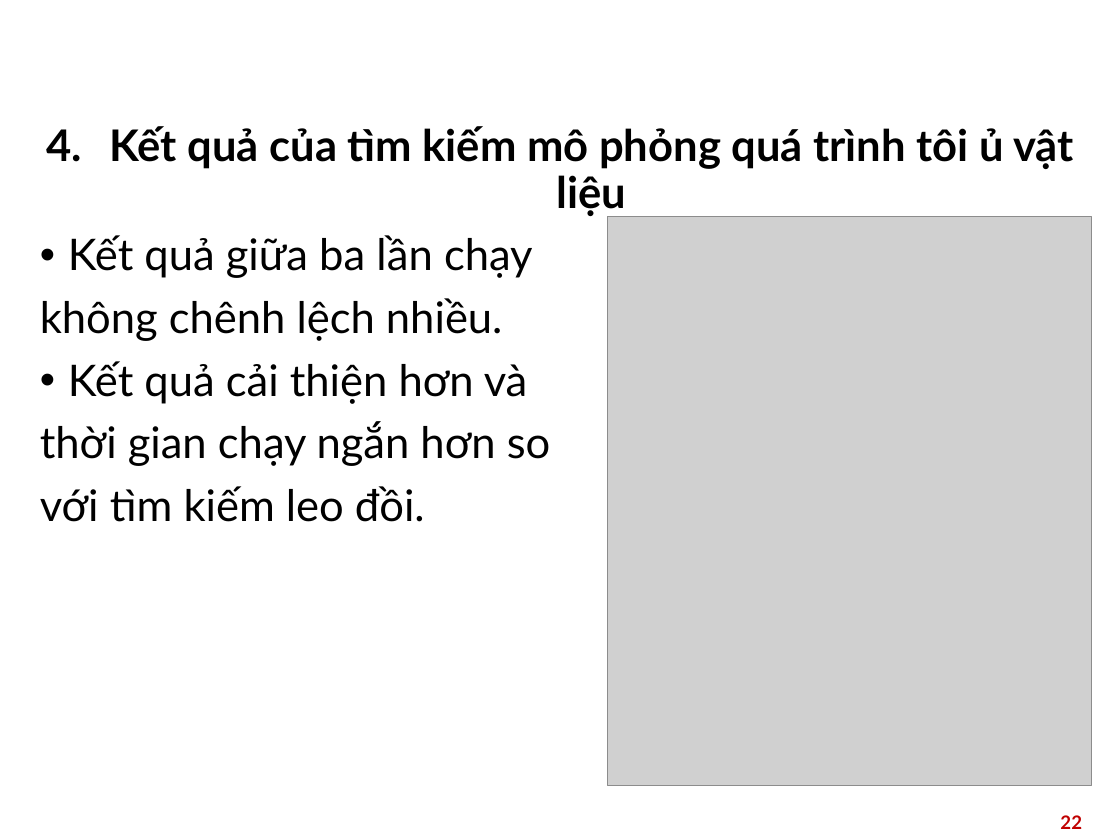
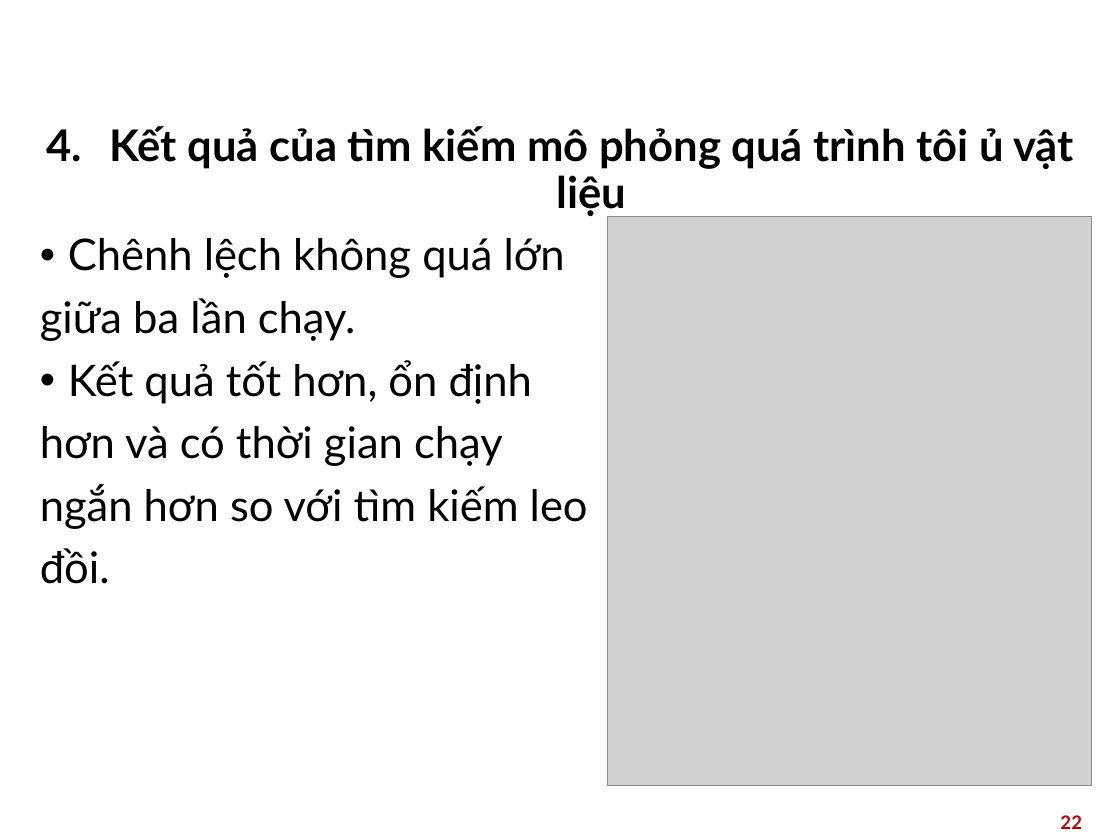
Before and after one commit to datvt029999/tsptw, a slide deck: slide 22 of assets/slides.pptx. Drawn at 1120x840 pixels with LibreOffice and Linux fonts; fonts in the diff are those of the drawing; grey boxes stand for pictures; background and template pictures are left out. Boxes give left, top, right and bottom in pixels: in the first picture for what was removed or moved away, otherwise in the second. Text is boxed around its words. In the diff, an @@ line names an element or a change of style, - is before the commit and + after.

```diff
--- a/assets/slides.pptx
+++ b/assets/slides.pptx
@@ text at (x1=40, y1=238, x2=588, y2=584): text changed @@
-• Kết quả giữa ba lần chạy
-không chênh lệch nhiều.
-• Kết quả cải thiện hơn và
-thời gian chạy ngắn hơn so
-với tìm kiếm leo đồi.
+• Chênh lệch không quá lớn
+giữa ba lần chạy.
+• Kết quả tốt hơn, ổn định
+hơn và có thời gian chạy
+ngắn hơn so với tìm kiếm leo
+đồi.
```
Also in this commit, not shown: 5 other slides changed, 1 other file.
